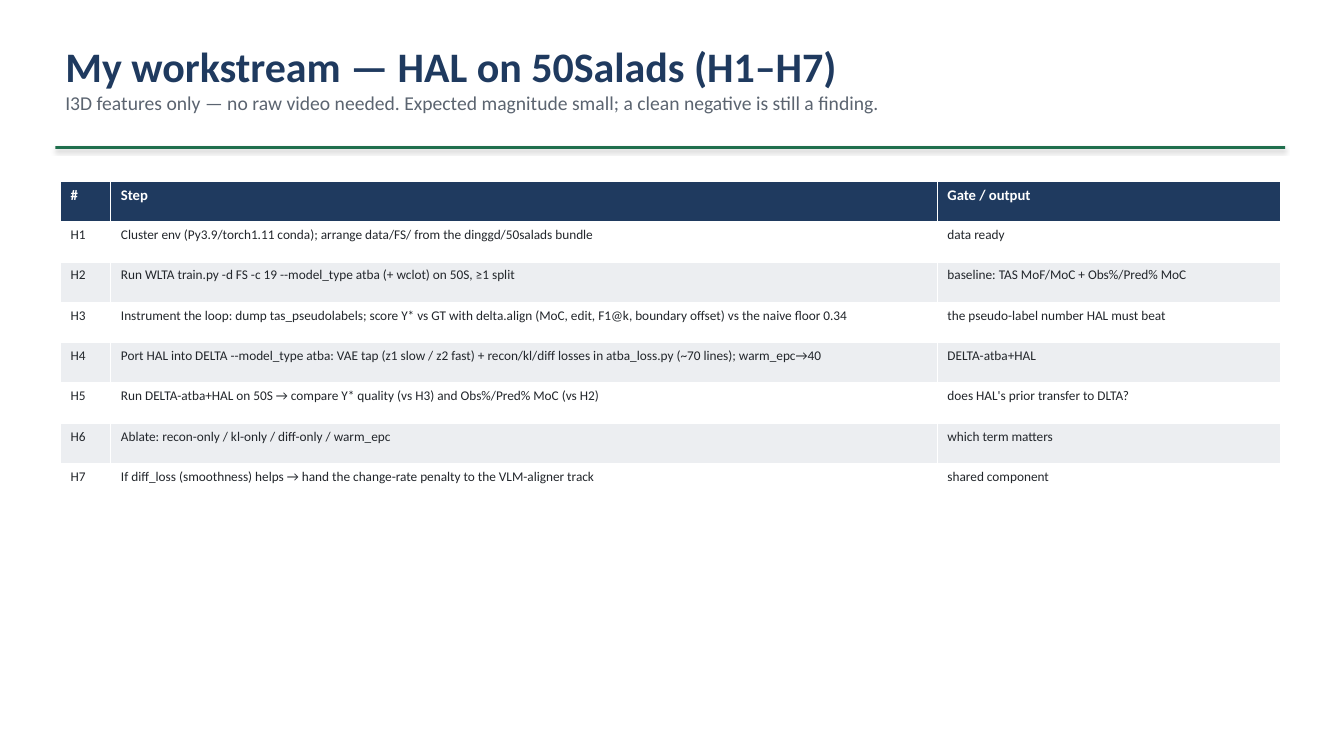
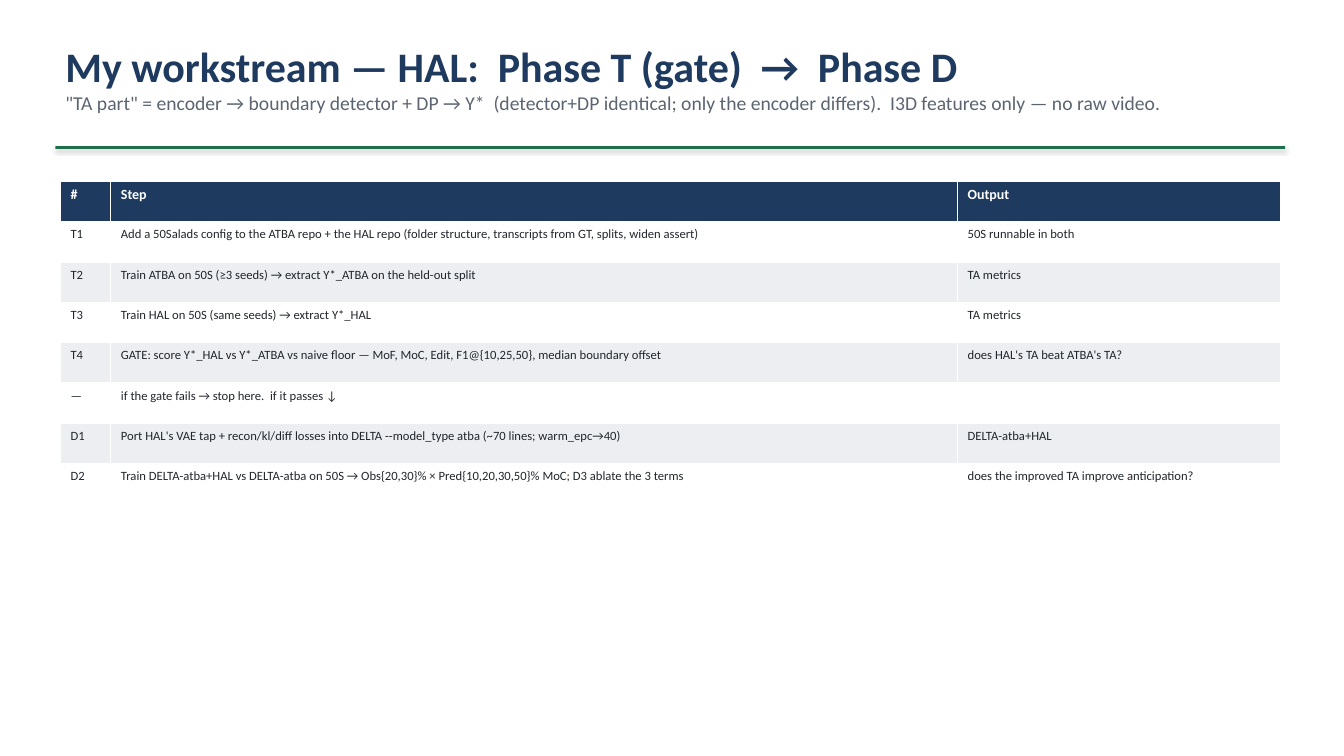
Before and after one commit to epayaslii/DELTA, a slide deck: slide 17 of slides/DELTA_progress_Mariella.pptx. Drawn at 1344x756 pixels with LibreOffice and Linux fonts; fonts in the diff are those of the drawing. Boxes give left, top, right and bottom in pixels: in the first picture for what was removed or moved away, otherwise in the second. Text is boxed around its words. In the diff, an @@ line names an element or a change of style, - is before the commit and + after.

```diff
--- a/slides/DELTA_progress_Mariella.pptx
+++ b/slides/DELTA_progress_Mariella.pptx
@@ text at (65, 51, 1160, 113): text changed @@
-My workstream — HAL on 50Salads (H1–H7)
-I3D features only — no raw video needed. Expected magnitude small; a clean negative is still a finding.
+My workstream — HAL: Phase T (gate) → Phase D
+"TA part" = encoder → boundary detector + DP → Y* (detector+DP identical; only the encoder differs). I3D features only — no raw video.
@@ table at (60, 181, 1280, 504) @@
-row 1, column 3: Gate / output
+row 1, column 3: Output
-row 2: H1 | Cluster env (Py3.9/torch1.11 conda); arrange data/FS/ from the dinggd/50salads bundle | data ready
+row 2: T1 | Add a 50Salads config to the ATBA repo + the HAL repo (folder structure, transcripts from GT, splits, widen assert) | 50S runnable in both
-row 3: H2 | Run WLTA train.py -d FS -c 19 --model_type atba (+ wclot) on 50S, ≥1 split | baseline: TAS MoF/MoC + Obs%/Pred% MoC
+row 3: T2 | Train ATBA on 50S (≥3 seeds) → extract Y*_ATBA on the held-out split | TA metrics
-row 4: H3 | Instrument the loop: dump tas_pseudolabels; score Y* vs GT with delta.align (MoC, edit, F1@k, boundary offset) vs the naive floor 0.34 | the pseudo-label number HAL must beat
+row 4: T3 | Train HAL on 50S (same seeds) → extract Y*_HAL | TA metrics
-row 5: H4 | Port HAL into DELTA --model_type atba: VAE tap (z1 slow / z2 fast) + recon/kl/diff losses in atba_loss.py (~70 lines); warm_epc→40 | DELTA-atba+HAL
+row 5: T4 | GATE: score Y*_HAL vs Y*_ATBA vs naive floor — MoF, MoC, Edit, F1@{10,25,50}, median boundary offset | does HAL's TA beat ATBA's TA?
-row 6: H5 | Run DELTA-atba+HAL on 50S → compare Y* quality (vs H3) and Obs%/Pred% MoC (vs H2) | does HAL's prior transfer to DLTA?
+row 6: — | if the gate fails → stop here. if it passes ↓ | 
-row 7: H6 | Ablate: recon-only / kl-only / diff-only / warm_epc | which term matters
+row 7: D1 | Port HAL's VAE tap + recon/kl/diff losses into DELTA --model_type atba (~70 lines; warm_epc→40) | DELTA-atba+HAL
-row 8: H7 | If diff_loss (smoothness) helps → hand the change-rate penalty to the VLM-aligner track | shared component
+row 8: D2 | Train DELTA-atba+HAL vs DELTA-atba on 50S → Obs{20,30}% × Pred{10,20,30,50}% MoC; D3 ablate the 3 terms | does the improved TA improve anticipation?
@@ size 10.5 to 10 pt in "#", "Step" @@
```
Also in this commit, not shown: 2 other slides changed, 2 other files.
